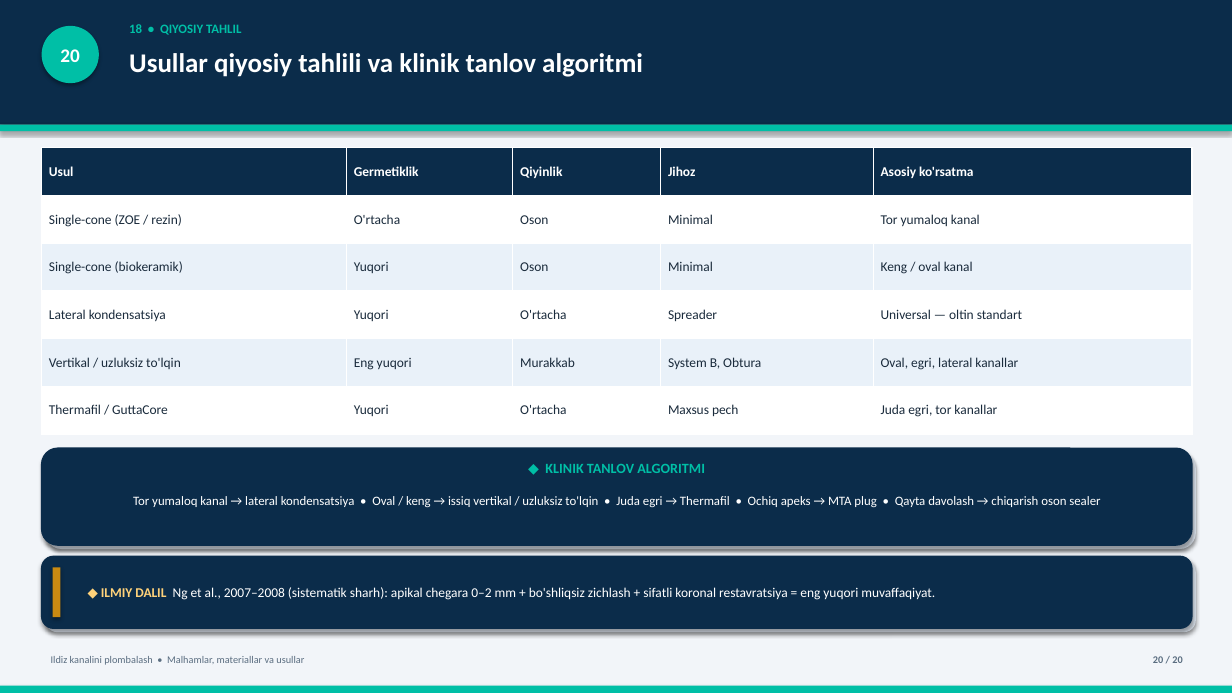
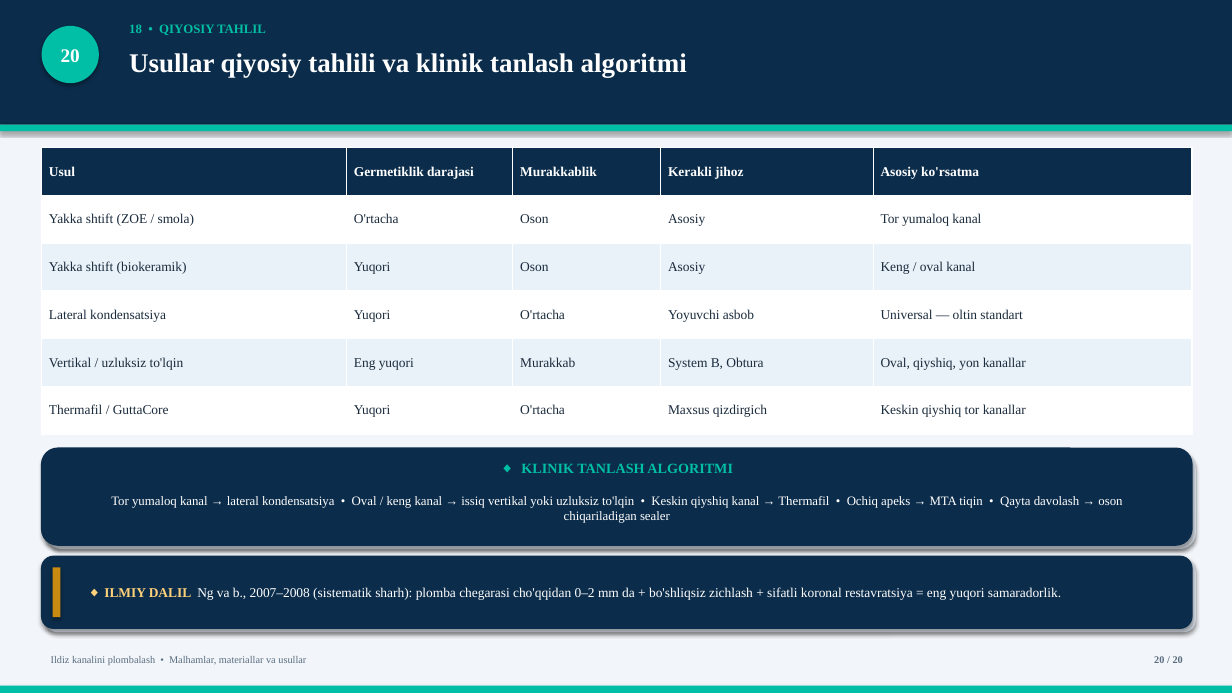
Before and after one commit to jabborovd18-collab/jdakimyo, a slide deck: slide 20 of Ildiz_kanalini_plombalash_taqdimot.pptx. Drawn at 1232x693 pixels with LibreOffice and Linux fonts; fonts in the diff are those of the drawing. Boxes give left, top, right and bottom in pixels: in the first picture for what was removed or moved away, otherwise in the second. Text is boxed around its words. In the diff, an @@ line names an element or a change of style, - is before the commit and + after.

Commit message:
Premium v3: Times New Roman, pure Uzbek terminology, scientific upgrade

```diff
--- a/Ildiz_kanalini_plombalash_taqdimot.pptx
+++ b/Ildiz_kanalini_plombalash_taqdimot.pptx
@@ text at bbox=[129, 53, 687, 77]: text changed; font Calibri to Times New Roman @@
-Usullar qiyosiy tahlili va klinik tanlov algoritmi
+Usullar qiyosiy tahlili va klinik tanlash algoritmi
@@ table at bbox=[42, 148, 1192, 434] @@
-row 1: Usul | Germetiklik | Qiyinlik | Jihoz | Asosiy ko'rsatma
+row 1: Usul | Germetiklik darajasi | Murakkablik | Kerakli jihoz | Asosiy ko'rsatma
-row 2, column 1: Single-cone (ZOE / rezin)
+row 2, column 1: Yakka shtift (ZOE / smola)
-row 2, column 4: Minimal
+row 2, column 4: Asosiy
-row 3, column 1: Single-cone (biokeramik)
+row 3, column 1: Yakka shtift (biokeramik)
-row 3, column 4: Minimal
+row 3, column 4: Asosiy
-row 4, column 4: Spreader
+row 4, column 4: Yoyuvchi asbob
-row 5, column 5: Oval, egri, lateral kanallar
+row 5, column 5: Oval, qiyshiq, yon kanallar
-row 6, column 4: Maxsus pech
+row 6, column 4: Maxsus qizdirgich
-row 6, column 5: Juda egri, tor kanallar
+row 6, column 5: Keskin qiyshiq tor kanallar
@@ font Calibri to Times New Roman in "Usul", "Asosiy ko'rsatma", "O'rtacha", "Oson" and 15 more places @@
@@ text at bbox=[521, 463, 733, 473]: text changed; font Calibri to Times New Roman @@
-◆ KLINIK TANLOV ALGORITMI
+◆ KLINIK TANLASH ALGORITMI
@@ text at bbox=[111, 496, 1122, 523]: text changed; font Calibri to Times New Roman @@
-Tor yumaloq kanal → lateral kondensatsiya • Oval / keng → issiq vertikal / uzluksiz to'lqin • Juda egri → Thermafil • Ochiq apeks → MTA plug • Qayta davolash → chiqarish oson sealer
+Tor yumaloq kanal → lateral kondensatsiya • Oval / keng kanal → issiq vertikal yoki uzluksiz to'lqin • Keskin qiyshiq kanal → Thermafil • Ochiq apeks → MTA tiqin • Qayta davolash → oson chiqariladigan sealer
@@ text at bbox=[104, 587, 1061, 600]: text changed; font Calibri to Times New Roman @@
-◆ ILMIY DALIL Ng et al., 2007–2008 (sistematik sharh): apikal chegara 0–2 mm + bo'shliqsiz zichlash + sifatli koronal restavratsiya = eng yuqori muvaffaqiyat.
+◆ ILMIY DALIL Ng va b., 2007–2008 (sistematik sharh): plomba chegarasi cho'qqidan 0–2 mm da + bo'shliqsiz zichlash + sifatli koronal restavratsiya = eng yuqori samaradorlik.
@@ font Calibri to Times New Roman in 3 elements at bbox=[129, 24, 266, 35], bbox=[51, 656, 306, 665], bbox=[1154, 656, 1183, 663] @@
```
Also in this commit, not shown: 19 other slides changed, 1 other file.
